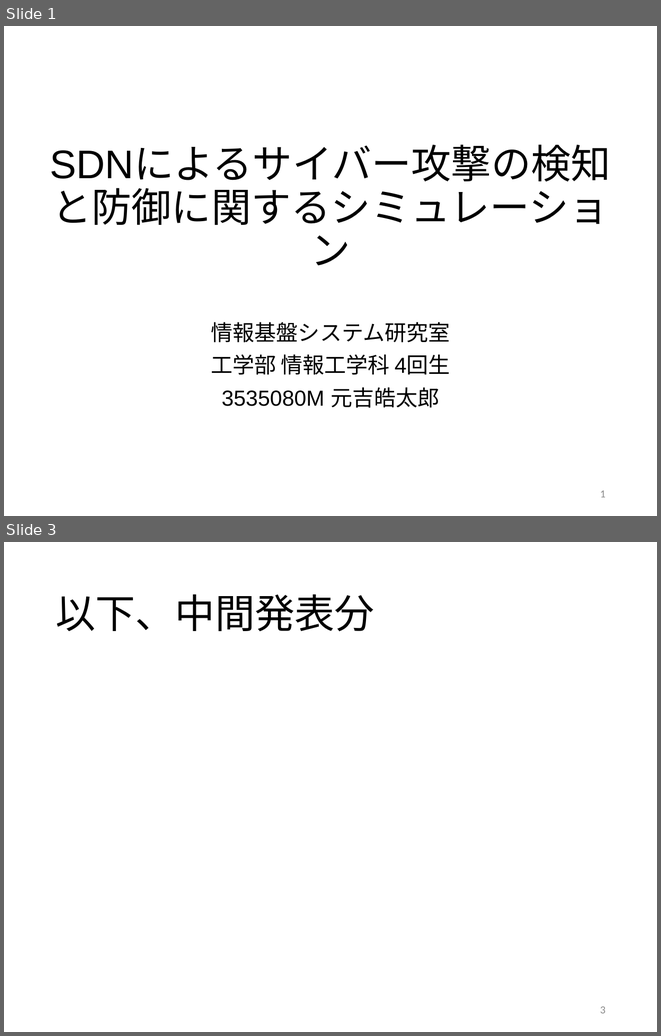
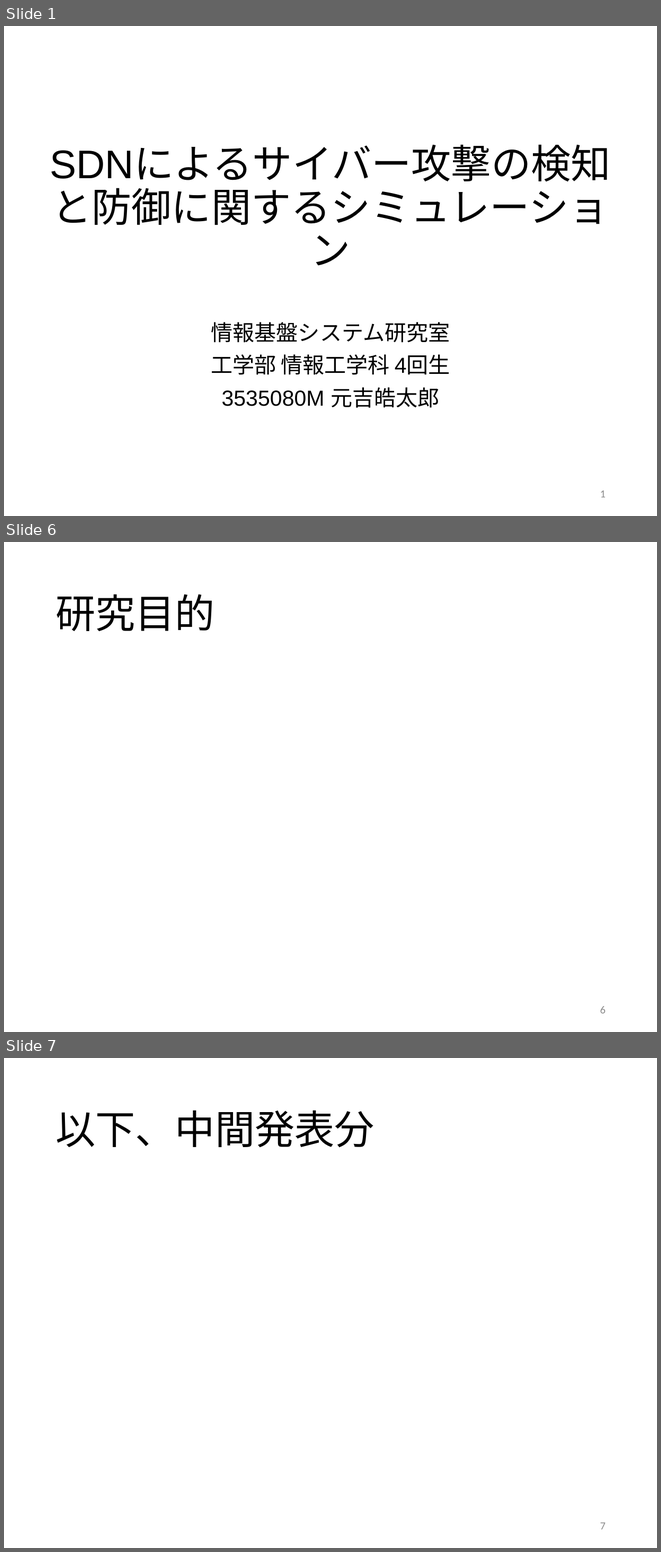
Before and after one commit to Kotaro-MOTOYOSHI/-, a slide deck: PresentationSlide.pptx. Shown one above the other, each under a label of ours: slides 1 and 3 before the commit, slides 1, 6 and 7 after it; the slides between them are not shown. The pictures are 661x1036 and 661x1552 pixels, drawn with LibreOffice and Linux fonts; fonts in the diff are those of the drawing. Boxes give left, top, right and bottom in pixels: in the first picture for what was removed or moved away, otherwise in the second. Text is boxed around its words. In the diff, an @@ line names an element or a change of style, - is before the commit and + after.

```diff
--- a/PresentationSlide.pptx
+++ b/PresentationSlide.pptx
@@ slide 6 added at [4, 542, 657, 1032], background #FFFFFF @@
@@ title added at [55, 594, 215, 631], 44 pt, text #000000 @@
+研究目的
@@ page number added at [600, 1006, 606, 1013], 12 pt, text #8C8C8C @@
+6
@@ what was slide 3 is now slide 7 @@
@@ page number at [600, 1522, 606, 1529]: text changed @@
-3
+7
```
Also in this commit, not shown: 1 slide changed, 3 other slides added, 2 slides removed, 2 other files.
